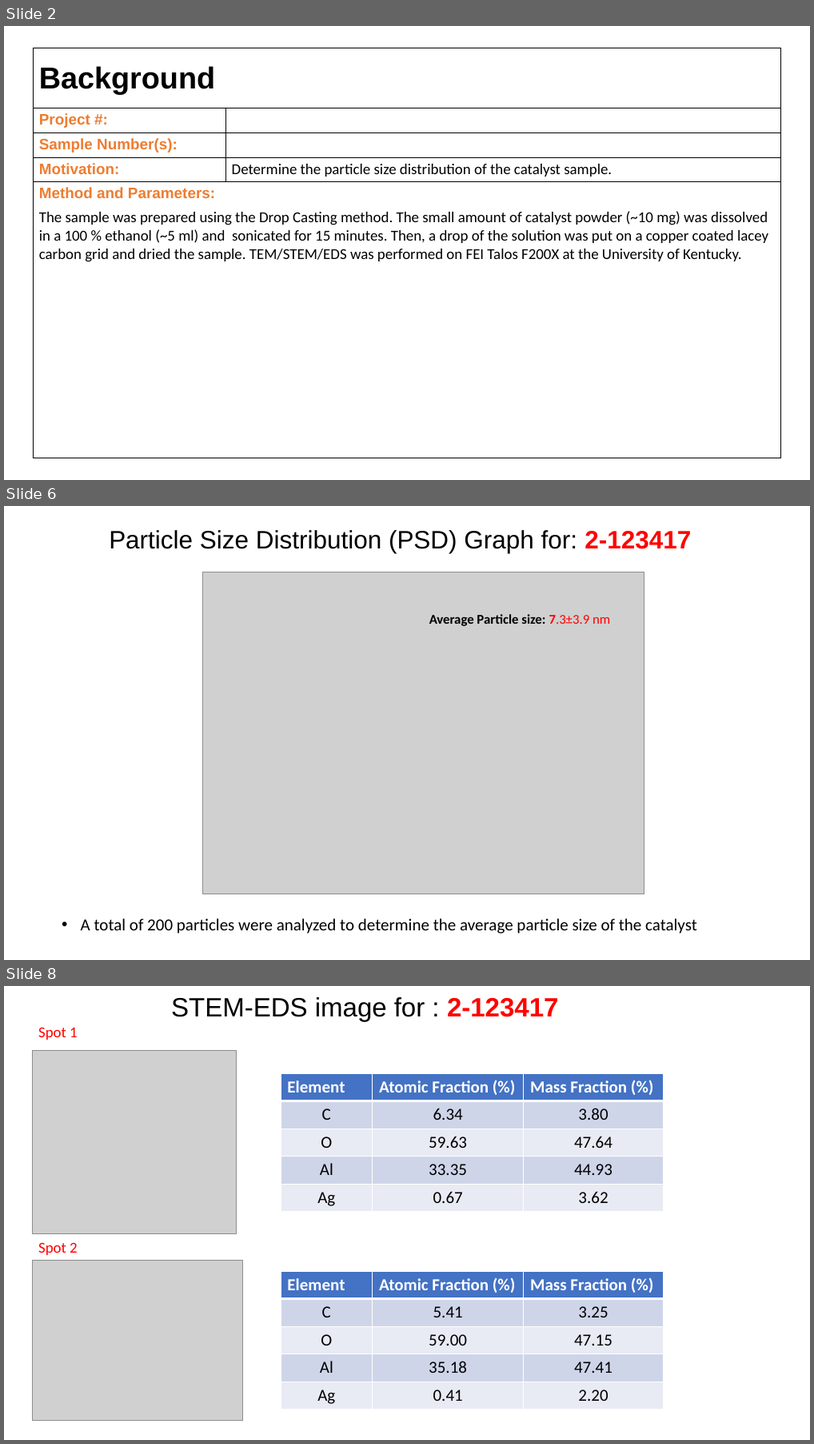
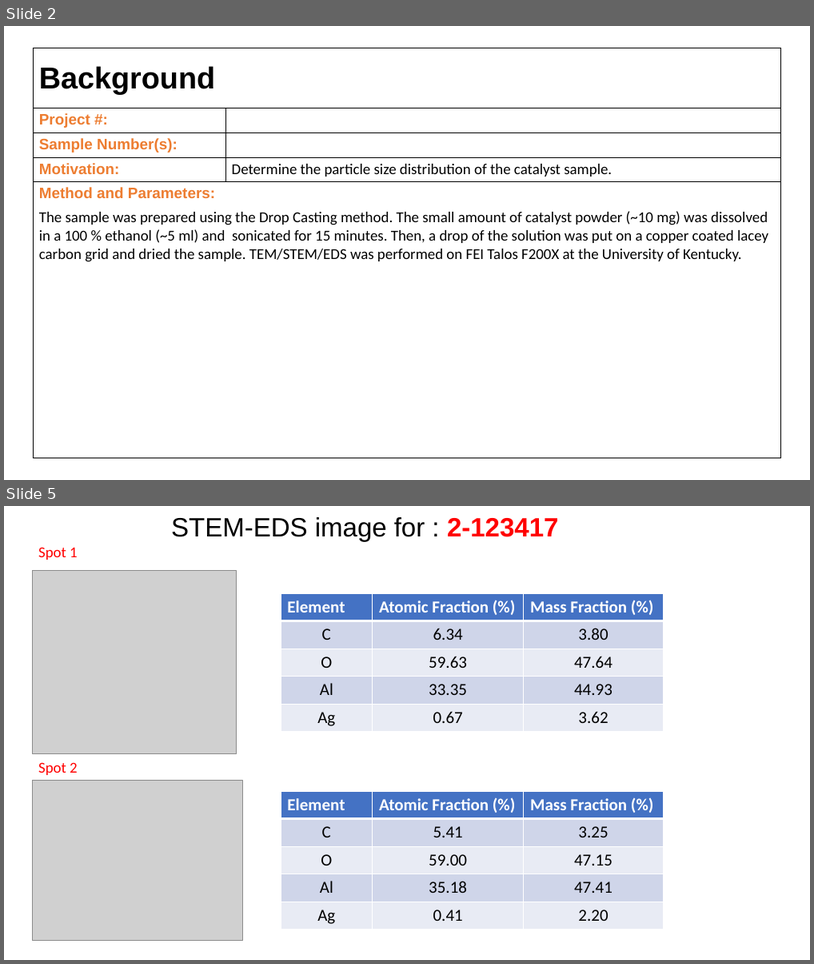
Before and after one commit to cvrl10/mini_project, a slide deck: report_template.pptx. Shown one above the other, each under a label of ours: slides 2, 6 and 8 before the commit, slides 2 and 5 after it; the slides between them are not shown. The pictures are 814x1444 and 814x964 pixels, drawn with LibreOffice and Linux fonts; fonts in the diff are those of the drawing; grey boxes stand for pictures. Boxes give left, top, right and bottom in pixels: in the first picture for what was removed or moved away, otherwise in the second. Text is boxed around its words. In the diff, an @@ line names an element or a change of style, - is before the commit and + after.

```diff
--- a/report_template.pptx
+++ b/report_template.pptx
@@ slide 6 removed at (x1=4, y1=506, x2=810, y2=960), background #FFFFFF @@
@@ title removed at (x1=109, y1=530, x2=691, y2=553) @@
-Particle Size Distribution (PSD) Graph for: 2-123417
@@ picture removed at (x1=202, y1=572, x2=644, y2=894) @@
@@ text removed at (x1=430, y1=614, x2=610, y2=626) @@
-Average Particle size: 7.3±3.9 nm
@@ text removed at (x1=81, y1=918, x2=698, y2=933) @@
-• A total of 200 particles were analyzed to determine the average particle size of the catalyst
@@ what was slide 8 is now slide 5 @@
```
Also in this commit, not shown: 2 slides changed, 3 other slides removed, 11 other files.
